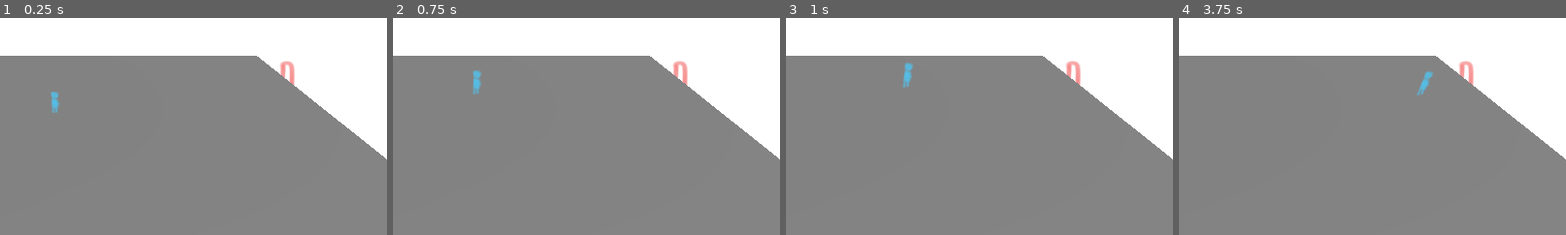
Above: before the commit, frames 1-4 (left to right).
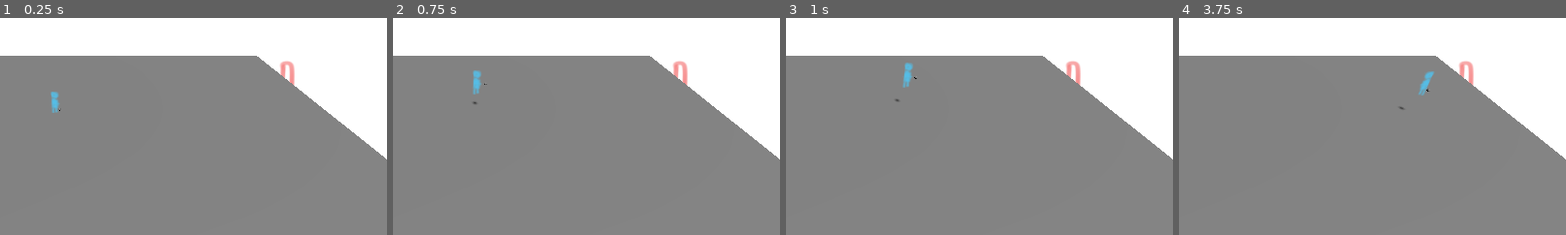
Above: after the commit, the same moments.

Repository: Gunihelm/RandomBullshitGo
Game: Godot game, scene res://scenes/game.tscn
Same seed, same stepped clock (60 frames per second), same inputs: the game is played once before the commit and once after it.
Inputs (mouse positions are % of the whole screen's width and height, from its top left):
- Up to frame 1 (0.25 s): no input
- Up to frame 2 (0.75 s): tap Enter (ui_accept) at 0.5 s; move the mouse to (72, 45) at 0.52 s; hold Right (ui_right) from 0.53 s (still down)
- Up to frame 3 (1 s): keep holding Right (ui_right); tap Enter (ui_accept) at 0.77 s
- Up to frame 4 (3.75 s): move the mouse to (30, 55) at 1.27 s; release Right (ui_right) at 1.28 s; hold Down (ui_down) 1.28-2.03 s; tap Enter (ui_accept) at 1.52, 3.02 s; move the mouse to (60, 28) at 2.02 s; hold Right (ui_right) 2.03-2.78 s; move the mouse to (45, 70) at 2.77 s; hold Up (ui_up) 2.78-3.53 s; move the mouse to (80, 65) at 3.52 s; hold Left (ui_left) from 3.53 s (still down)
The pictures show only the part of the screen within x 41-91%, y 25-75%; the shares and areas given below are measured in that part.

The runs differ from the first frame. In frame 1, less than 0.1% of the frame differs, in the area x 15-16%, y 42-43%; in frame 2, less than 0.1%; in frame 3, less than 0.1%; in frame 4, 0.1%, in the area x 56-66%, y 24-42%.

Commit message:
facing direction added

Diff:
--- a/project.godot
+++ b/project.godot
@@ -15,6 +15,33 @@
 config/features=PackedStringArray("4.2", "GL Compatibility")
 config/icon="res://icon.svg"
 
+[input]
+
+Up={
+"deadzone": 0.5,
+"events": [Object(InputEventKey,"resource_local_to_scene":false,"resource_name":"","device":-1,"window_id":0,"alt_pressed":false,"shift_pressed":false,"ctrl_pressed":false,"meta_pressed":false,"pressed":false,"keycode":0,"physical_keycode":87,"key_label":0,"unicode":119,"echo":false,"script":null)
+, Object(InputEventKey,"resource_local_to_scene":false,"resource_name":"","device":-1,"window_id":0,"alt_pressed":false,"shift_pressed":false,"ctrl_pressed":false,"meta_pressed":false,"pressed":false,"keycode":0,"physical_keycode":4194320,"key_label":0,"unicode":0,"echo":false,"script":null)
+]
+}
+Down={
+"deadzone": 0.5,
+"events": [Object(InputEventKey,"resource_local_to_scene":false,"resource_name":"","device":-1,"window_id":0,"alt_pressed":false,"shift_pressed":false,"ctrl_pressed":false,"meta_pressed":false,"pressed":false,"keycode":0,"physical_keycode":83,"key_label":0,"unicode":115,"echo":false,"script":null)
+, Object(InputEventKey,"resource_local_to_scene":false,"resource_name":"","device":-1,"window_id":0,"alt_pressed":false,"shift_pressed":false,"ctrl_pressed":false,"meta_pressed":false,"pressed":false,"keycode":0,"physical_keycode":4194322,"key_label":0,"unicode":0,"echo":false,"script":null)
+]
+}
+Left={
+"deadzone": 0.5,
+"events": [Object(InputEventKey,"resource_local_to_scene":false,"resource_name":"","device":-1,"window_id":0,"alt_pressed":false,"shift_pressed":false,"ctrl_pressed":false,"meta_pressed":false,"pressed":false,"keycode":0,"physical_keycode":65,"key_label":0,"unicode":97,"echo":false,"script":null)
+, Object(InputEventKey,"resource_local_to_scene":false,"resource_name":"","device":-1,"window_id":0,"alt_pressed":false,"shift_pressed":false,"ctrl_pressed":false,"meta_pressed":false,"pressed":false,"keycode":0,"physical_keycode":4194319,"key_label":0,"unicode":0,"echo":false,"script":null)
+]
+}
+Right={
+"deadzone": 0.5,
+"events": [Object(InputEventKey,"resource_local_to_scene":false,"resource_name":"","device":-1,"window_id":0,"alt_pressed":false,"shift_pressed":false,"ctrl_pressed":false,"meta_pressed":false,"pressed":false,"keycode":0,"physical_keycode":68,"key_label":0,"unicode":100,"echo":false,"script":null)
+, Object(InputEventKey,"resource_local_to_scene":false,"resource_name":"","device":-1,"window_id":0,"alt_pressed":false,"shift_pressed":false,"ctrl_pressed":false,"meta_pressed":false,"pressed":false,"keycode":0,"physical_keycode":4194321,"key_label":0,"unicode":0,"echo":false,"script":null)
+]
+}
+
 [rendering]
 
 renderer/rendering_method="gl_compatibility"
--- a/scenes/Player.gd
+++ b/scenes/Player.gd
@@ -19,7 +19,7 @@
 
 	# Get the input direction and handle the movement/deceleration.
 	# As good practice, you should replace UI actions with custom gameplay actions.
-	var input_dir = Input.get_vector("ui_left", "ui_right", "ui_up", "ui_down")
+	var input_dir = Input.get_vector("Left", "Right", "Up", "Down")
 	var direction = (transform.basis * Vector3(input_dir.x, 0, input_dir.y)).normalized()
 	if direction:
 		velocity.x = direction.x * SPEED
@@ -27,5 +27,21 @@
 	else:
 		velocity.x = move_toward(velocity.x, 0, SPEED)
 		velocity.z = move_toward(velocity.z, 0, SPEED)
+	if velocity.x < 0:
+		$Sprite3D.flip_h = true
+	if velocity.x > 0:
+		$Sprite3D.flip_h = false
+	$HitBox.look_at(ScreenPointToRay(), Vector3.UP)
+	move_and_slide()
 
-	move_and_slide()
+func ScreenPointToRay():
+	var spaceState = get_world_3d().direct_space_state
+
+	var mousePos = get_viewport().get_mouse_position()
+	var camera = get_tree().root.get_camera_3d()
+	var rayOrigin = camera.project_ray_origin(mousePos)
+	var rayEnd = rayOrigin + camera.project_ray_normal(mousePos) * 2000
+	var rayArray = spaceState.intersect_ray(PhysicsRayQueryParameters3D.create(rayOrigin, rayEnd))
+	if rayArray.has("position"):
+		return rayArray["position"]
+	return Vector3()
--- a/scenes/game.tscn
+++ b/scenes/game.tscn
@@ -1,15 +1,10 @@
-[gd_scene load_steps=11 format=3 uid="uid://hwde4d5v1iqr"]
+[gd_scene load_steps=9 format=3 uid="uid://hwde4d5v1iqr"]
 
-[ext_resource type="Script" path="res://scenes/Player.gd" id="1_ncfib"]
-[ext_resource type="Texture2D" uid="uid://b8kw35wm5lul1" path="res://assets/Player_mockup.png" id="2_cd0rc"]
+[ext_resource type="PackedScene" uid="uid://iqhp16gxd7gn" path="res://scenes/player.tscn" id="1_1x47k"]
 [ext_resource type="Texture2D" uid="uid://3w0huat4uac7" path="res://assets/BG_mockup.png" id="3_0w828"]
 
-[sub_resource type="CapsuleShape3D" id="CapsuleShape3D_toioy"]
-radius = 0.152219
-height = 0.942116
-
 [sub_resource type="BoxShape3D" id="BoxShape3D_yufhb"]
-size = Vector3(20, 1, 10)
+size = Vector3(1000, 1, 1000)
 
 [sub_resource type="BoxMesh" id="BoxMesh_ick2o"]
 size = Vector3(20, 1, 10)
@@ -30,28 +25,24 @@
 
 [node name="Game" type="Node3D"]
 
-[node name="Player" type="CharacterBody3D" parent="."]
-transform = Transform3D(1, 0, 0, 0, 1, 0, 0, 0, 1, 0, 0.482301, 0)
-script = ExtResource("1_ncfib")
-metadata/_edit_group_ = true
+[node name="Player" parent="." instance=ExtResource("1_1x47k")]
 
-[node name="CollisionShape3D" type="CollisionShape3D" parent="Player"]
-shape = SubResource("CapsuleShape3D_toioy")
-
-[node name="Sprite3D" type="Sprite3D" parent="Player"]
-transform = Transform3D(1, 0, 0, 0, 1, 0, 0, 0, 1, 0, -0.00652933, 0)
-billboard = 2
-texture = ExtResource("2_cd0rc")
-
-[node name="Floor" type="StaticBody3D" parent="."]
+[node name="Bed" type="StaticBody3D" parent="."]
 transform = Transform3D(1, 0, 0, 0, 1, 0, 0, 0, 1, 0, -0.5, 0)
 metadata/_edit_group_ = true
 
-[node name="CollisionShape3D" type="CollisionShape3D" parent="Floor"]
+[node name="CollisionShape3D" type="CollisionShape3D" parent="Bed"]
 shape = SubResource("BoxShape3D_yufhb")
 
-[node name="MeshInstance3D" type="MeshInstance3D" parent="Floor"]
+[node name="MeshInstance3D" type="MeshInstance3D" parent="Bed"]
 mesh = SubResource("BoxMesh_ick2o")
+
+[node name="Ground" type="StaticBody3D" parent="."]
+transform = Transform3D(1, 0, 0, 0, 1, 0, 0, 0, 1, 0, -25.5748, 0)
+metadata/_edit_group_ = true
+
+[node name="CollisionShape3D" type="CollisionShape3D" parent="Ground"]
+shape = SubResource("BoxShape3D_yufhb")
 
 [node name="Camera3D" type="Camera3D" parent="."]
 transform = Transform3D(1, 0, 0, 0, 0.791949, 0.610588, 0, -0.610588, 0.791949, 0.503623, 5.99428, 8.48158)
--- /dev/null
+++ b/scenes/player.tscn
@@ -0,0 +1,34 @@
+[gd_scene load_steps=5 format=3 uid="uid://iqhp16gxd7gn"]
+
+[ext_resource type="Script" path="res://scenes/Player.gd" id="1_ui3xw"]
+[ext_resource type="Texture2D" uid="uid://b8kw35wm5lul1" path="res://assets/Player_mockup.png" id="2_vxlii"]
+
+[sub_resource type="CapsuleShape3D" id="CapsuleShape3D_toioy"]
+radius = 0.152219
+height = 0.942116
+
+[sub_resource type="SphereShape3D" id="SphereShape3D_f0tp2"]
+radius = 0.05
+
+[node name="Player" type="CharacterBody3D"]
+transform = Transform3D(1, 0, 0, 0, 1, 0, 0, 0, 1, 0, 0.482301, 0)
+script = ExtResource("1_ui3xw")
+metadata/_edit_group_ = true
+
+[node name="CollisionShape3D" type="CollisionShape3D" parent="."]
+shape = SubResource("CapsuleShape3D_toioy")
+
+[node name="Sprite3D" type="Sprite3D" parent="."]
+transform = Transform3D(1, 0, 0, 0, 1, 0, 0, 0, 1, 0, -0.00652933, 0)
+billboard = 2
+texture = ExtResource("2_vxlii")
+
+[node name="HitBox" type="Area3D" parent="."]
+
+[node name="CollisionShape3D" type="CollisionShape3D" parent="HitBox"]
+transform = Transform3D(1, 0, 0, 0, 1, 0, 0, 0, 1, 0, 0, -0.3)
+shape = SubResource("SphereShape3D_f0tp2")
+
+[node name="CSGSphere3D" type="CSGSphere3D" parent="HitBox"]
+transform = Transform3D(1, 0, 0, 0, 1, 0, 0, 0, 1, 0, 0, -0.3)
+radius = 0.05
